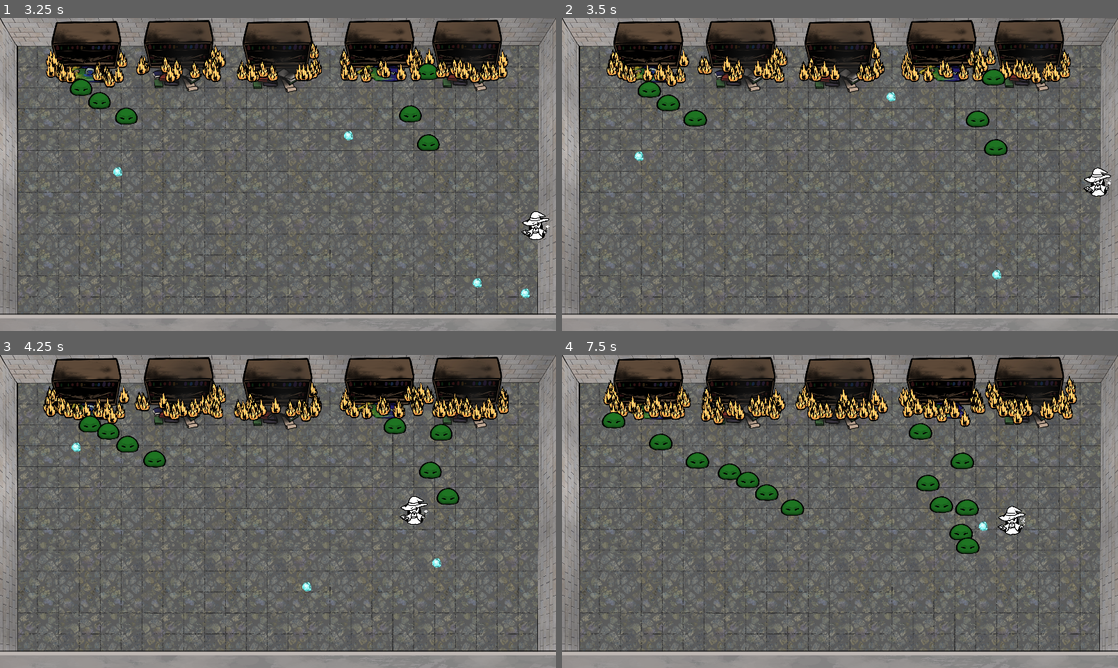
Above: before the commit, frames 1-4 (two rows, left to right).
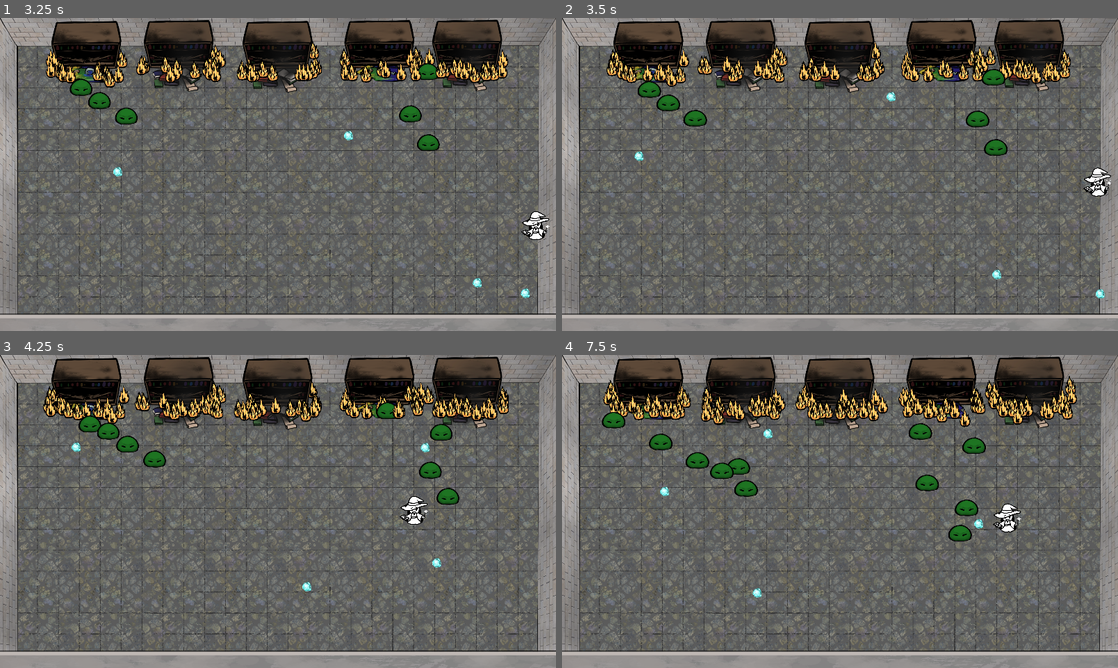
Above: after the commit, the same moments.

Repository: Haaki-/iDidNotAskHowBigTheRoomIs
Game: Godot game, scene res://Scene/game_root.tscn
The game is run twice, just before and just after one commit, with the same random seed, the same clock (stepped at 60 frames per second) and the same inputs.
Inputs (mouse positions are in pixels of both pictures, inside the frame that each line leads up to):
- Up to frame 1 (3.25 s): move the mouse to (400, 158) at 0.52 s; hold D (MoveRight) 0.53-1.28 s; click (400, 158) at 0.6 s; move the mouse to (166, 190) at 1.27 s; hold S (MoveDown) 1.28-2.03 s; click (166, 190) at 1.35 s; move the mouse to (333, 105) at 2.02 s; hold D (MoveRight) 2.03-2.78 s; click (333, 105) at 2.1 s; move the mouse to (250, 237) at 2.77 s; hold W (MoveUp) from 2.78 s (still down); click (250, 237) at 2.85 s
- Up to frame 2 (3.5 s): keep holding W (MoveUp)
- Up to frame 3 (4.25 s): move the mouse to (444, 558) at 3.52 s; release W (MoveUp) at 3.53 s; hold A (MoveLeft) from 3.53 s (still down); click (444, 558) at 3.6 s
- Up to frame 4 (7.5 s): move the mouse to (673, 464) at 4.27 s; click (673, 464) at 4.35 s; move the mouse to (867, 511) at 5.02 s; release A (MoveLeft) at 5.03 s; hold S (MoveDown) 5.03-5.78 s; click (867, 511) at 5.1 s; move the mouse to (756, 433) at 5.77 s; hold D (MoveRight) 5.78-6.53 s; click (756, 433) at 5.85 s; move the mouse to (962, 495) at 6.52 s; hold W (MoveUp) 6.53-7.28 s; click (962, 495) at 6.6 s; move the mouse to (728, 527) at 7.27 s; hold D (MoveRight) from 7.28 s (still down); click (728, 527) at 7.35 s

Frame 1 is identical in both runs. In frame 2, less than 0.1% of the frame differs, in the area x 96-98%, y 86-90%; in frame 3, 0.3%; in frame 4, 2.2%, in the area x 17-84%, y 21-78%.

Commit message:
Enemies can now be defeated

Diff:
--- a/Script/anti_fireball.gd
+++ b/Script/anti_fireball.gd
@@ -11,14 +11,16 @@
 func _physics_process(_delta):
 	var collision = move_and_collide(velocity * _delta)
 	if collision:
-		if bounced >= 1:
+		if bounced >= 2:
 
 			queue_free()
 		else:
 			velocity = velocity.bounce(collision.get_normal())
 			bounced += 1
-		if collision.has_method("die"):
-			collision.die()
+		var collider = collision.get_collider()
+		if collider.has_method("take_damage"):
+			collider.take_damage(1)
+			collider.velocity += direction.normalized() * 500
 
 
 func _on_VisibilityNotifier2D_screen_exited():
--- a/Script/enemy.gd
+++ b/Script/enemy.gd
@@ -2,7 +2,7 @@
 
 @onready var target = get_node("/root/GameRoot/SquareBoi")
 
-var health
+var health = 3
 
 # @onready var _animation_player = $AnimationPlayer
 
@@ -22,5 +22,11 @@
 
 	move_and_slide()
 
+func take_damage(damage):
+	health -= damage
+
+	if health <= 0:
+		die()
+
 func die():
 	queue_free()
--- a/Script/fire_spawner.gd
+++ b/Script/fire_spawner.gd
@@ -3,10 +3,11 @@
 const ENEMY = preload("res://Scene/Enemies/enemy_flame.tscn")
 
 func spawn():
-	var new_enemy = ENEMY.instantiate()
+	var new_flame = ENEMY.instantiate()
+	new_flame.health = 1
 	%SpawnPoint.progress_ratio = randf()
-	new_enemy.global_position = %SpawnPoint.global_position
-	get_node("/root/GameRoot/").add_child(new_enemy)
+	new_flame.global_position = %SpawnPoint.global_position
+	get_node("/root/GameRoot/").add_child(new_flame)
 
 func _on_timer_timeout():
 	spawn()
--- a/Script/slime_spawner.gd
+++ b/Script/slime_spawner.gd
@@ -3,13 +3,13 @@
 const ENEMY = preload("res://Scene/Enemies/enemy_slime.tscn")
 
 func spawn():
-	var new_enemy = ENEMY.instantiate()
+	var new_slime = ENEMY.instantiate()
 	%SpawnPoint.progress_ratio = randf()
-	new_enemy.global_position = %SpawnPoint.global_position
-	if new_enemy.has_method("set_size"):
+	new_slime.global_position = %SpawnPoint.global_position
+	if new_slime.has_method("set_size"):
 		var slimeSizes = ["small", "medium", "large"]
-		new_enemy.set_size(slimeSizes[randi() % slimeSizes.size()])
-	get_node("/root/GameRoot/").add_child(new_enemy)
+		new_slime.set_size(slimeSizes[randi() % slimeSizes.size()])
+	get_node("/root/GameRoot/").add_child(new_slime)
 
 func _on_timer_timeout():
 	spawn()
